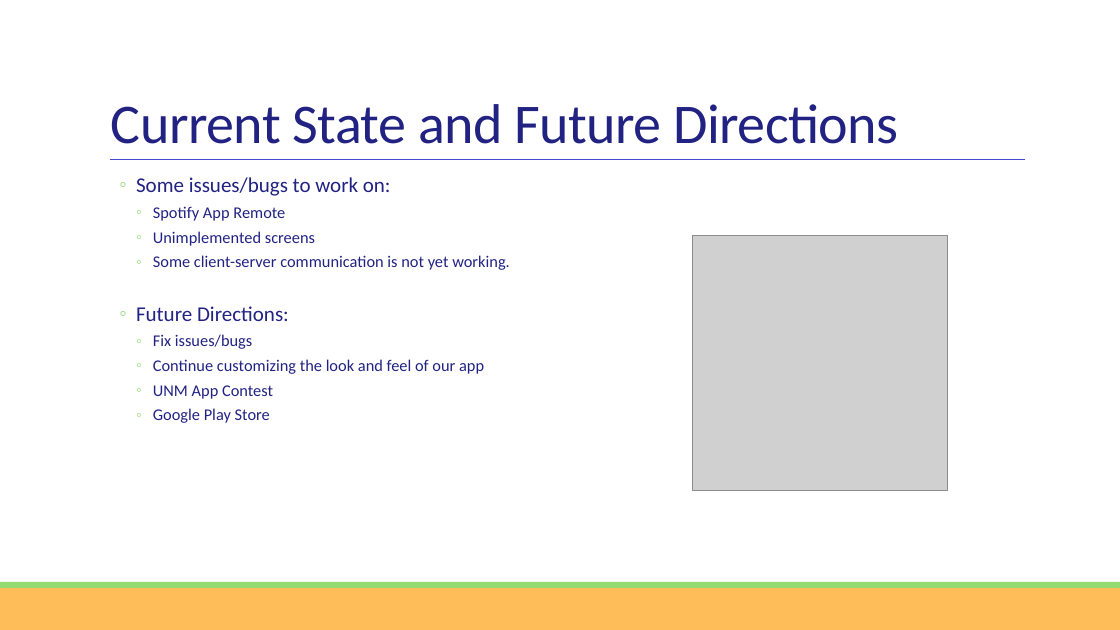
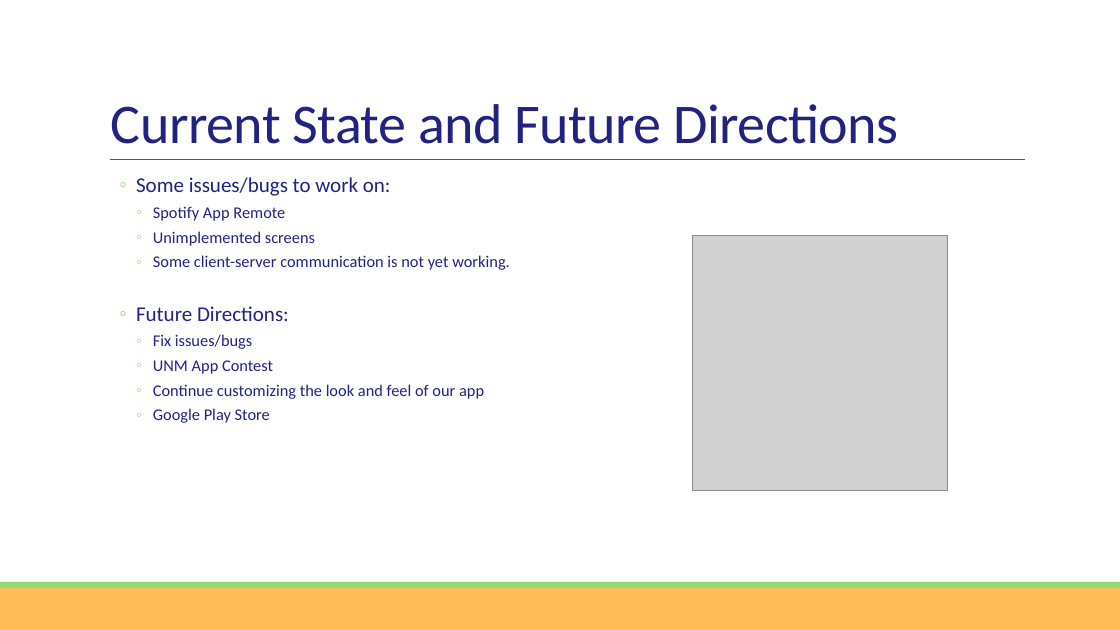
Before and after one commit to tunefull/tunefull.github.io, a slide deck: slide 10 of docs/presentation/tunefull-presentation-power-point.pptx. Drawn at 1120x630 pixels with LibreOffice and Linux fonts; fonts in the diff are those of the drawing; grey boxes stand for pictures. Boxes give left, top, right and bottom in pixels: in the first picture for what was removed or moved away, otherwise in the second. Text is boxed around its words. In the diff, an @@ line names an element or a change of style, - is before the commit and + after.

```diff
--- a/docs/presentation/tunefull-presentation-power-point.pptx
+++ b/docs/presentation/tunefull-presentation-power-point.pptx
@@ text at [153,360,273,374]: paragraph added @@
+    ◦ UNM App Contest
@@ text at [153,385,273,399]: paragraph removed @@
-    ◦ UNM App Contest
```
Also in this commit, not shown: 4 other slides changed.
